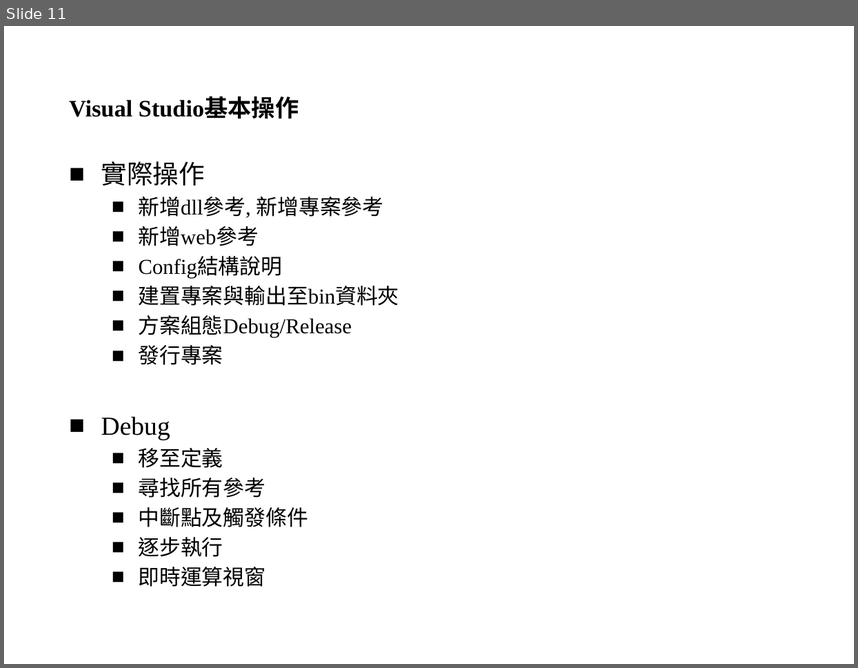
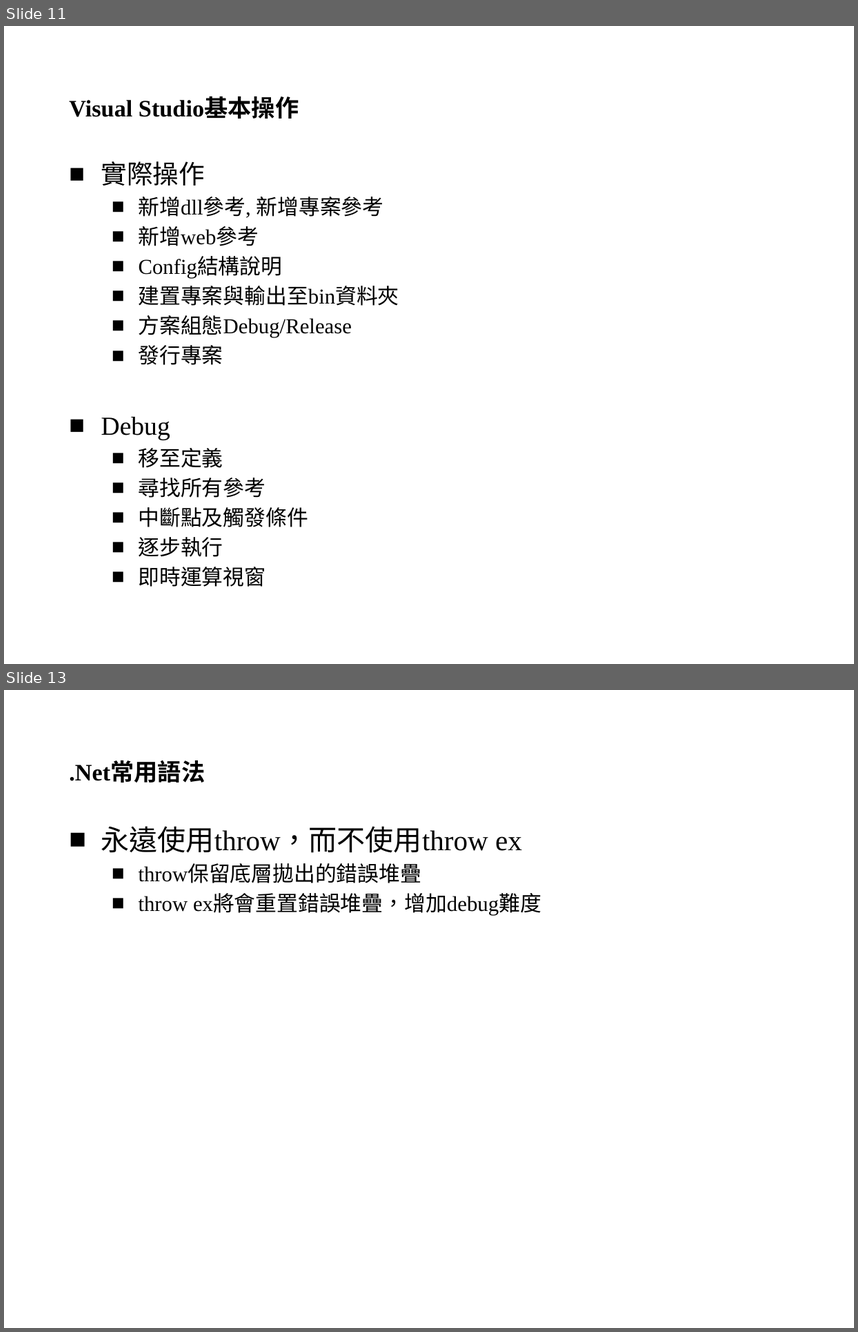
Before and after one commit to YiChiLin/TrainingPackage, a slide deck: 簡報及DB/.Net開發環境.pptx. Shown one above the other, each under a label of ours: slide 11 before the commit, slides 11 and 13 after it; the slides between them are not shown. The pictures are 858x668 and 858x1332 pixels, drawn with LibreOffice and Linux fonts; fonts in the diff are those of the drawing; background and template pictures are left out. Boxes give left, top, right and bottom in pixels: in the first picture for what was removed or moved away, otherwise in the second. Text is boxed around its words. In the diff, an @@ line names an element or a change of style, - is before the commit and + after.

```diff
--- a/簡報及DB/.Net開發環境.pptx
+++ b/簡報及DB/.Net開發環境.pptx
@@ slide 13 added at (x1=4, y1=690, x2=854, y2=1328), background picture (left out) @@
@@ title added at (x1=69, y1=762, x2=205, y2=782), 20 pt, text #000000, bold @@
+.Net常用語法
@@ text added at (x1=101, y1=826, x2=542, y2=915), 18 pt, text #000000 @@
+■ 永遠使用throw，而不使用throw ex
+  ■ throw保留底層拋出的錯誤堆疊
+  ■ throw ex將會重置錯誤堆疊，增加debug難度
```
Also in this commit, not shown: 2 slides changed, 1 other slide added, 1 other file.
